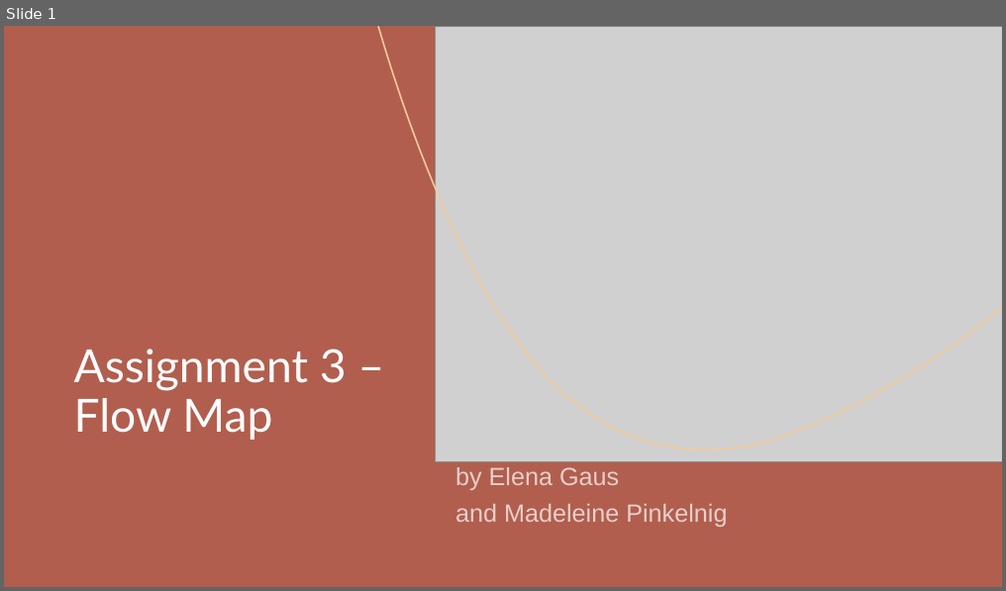
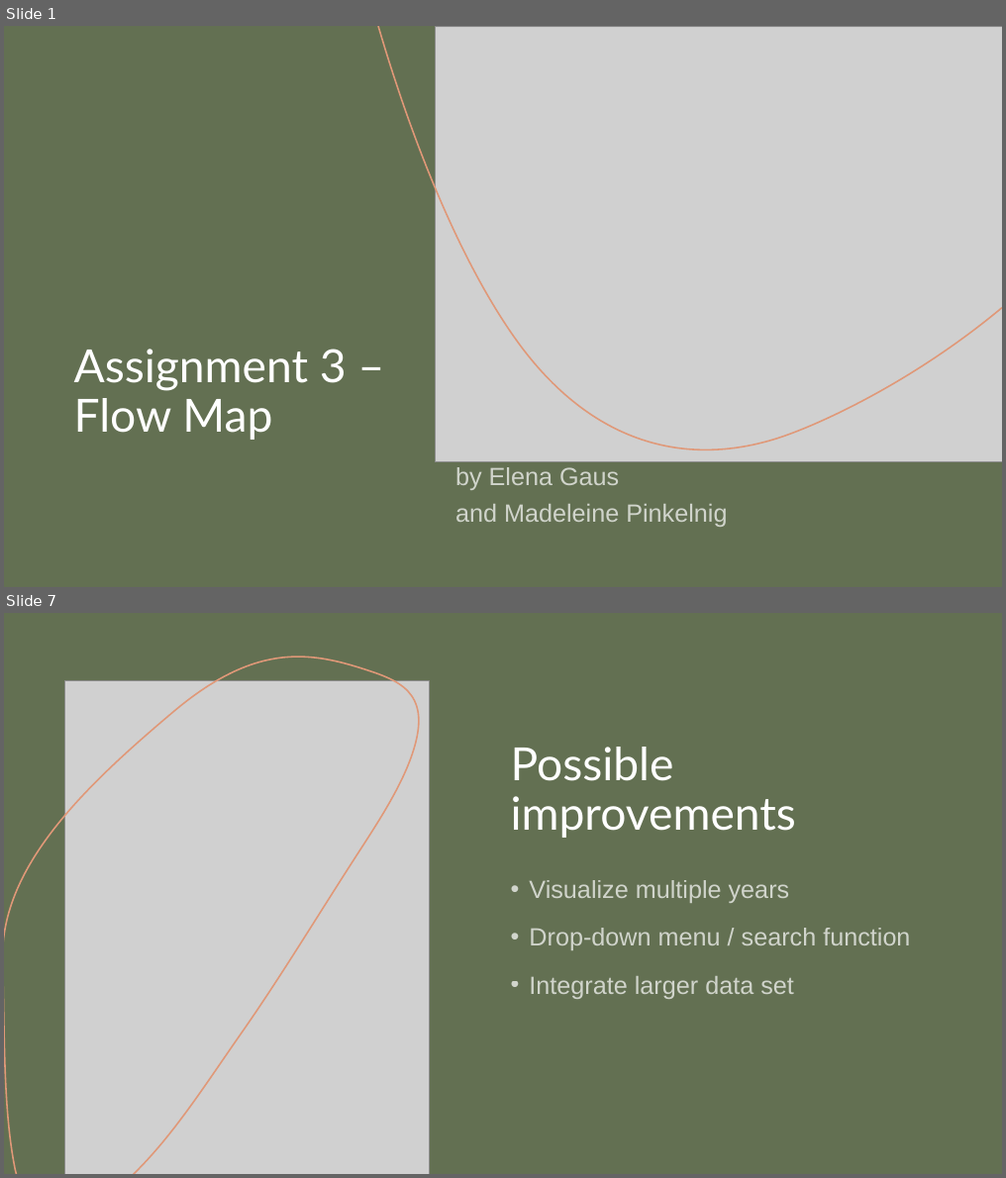
Before and after one commit to MadeByMel/geovisualisation, a slide deck: project_presentation.pptx. Shown one above the other, each under a label of ours: slide 1 before the commit, slides 1 and 7 after it; the slides between them are not shown. The pictures are 1006x591 and 1006x1178 pixels, drawn with LibreOffice and Linux fonts; fonts in the diff are those of the drawing; grey boxes stand for pictures. Boxes give left, top, right and bottom in pixels: in the first picture for what was removed or moved away, otherwise in the second. Text is boxed around its words. In the diff, an @@ line names an element or a change of style, - is before the commit and + after.

```diff
--- a/project_presentation.pptx
+++ b/project_presentation.pptx
@@ slide 7 added at box(4, 613, 1002, 1174), background #637052; not listed: 3 template elements that a slide beside it also shows @@
@@ rectangle added at box(4, 613, 1002, 1174), fill #637052 @@
@@ freeform shape added at box(4, 657, 419, 1174), outline #E09878 1.5 pt @@
@@ picture added at box(64, 681, 429, 1174) @@
@@ title added at box(511, 747, 796, 838), 44 pt, text #FFFFFF @@
+Possible improvements
@@ text added at box(529, 880, 910, 999), 24 pt, text #FFFFFF at 70% opacity @@
+• Visualize multiple years
+• Drop-down menu / search function
+• Integrate larger data set
@@ slide 1 changed as well @@
@@ background #B15E4E to #637052 @@
@@ rectangle at box(4, 26, 1002, 587): fill #B15E4E to #637052 @@
@@ freeform shape at box(378, 26, 1002, 451): outline #F4CB99 1.5 pt to #E09878 1.5 pt @@
@@ freeform shape at box(4, 82, 41, 216): fill #C5B096 to #E48312 @@
@@ freeform shape at box(602, 529, 963, 587): outline #A9AEA7 1 pt to #9B8357 1 pt @@
@@ freeform shape at box(672, 537, 1002, 587): fill #3B4345 to #94A088 @@
```
Also in this commit, not shown: 3 other slides changed, 3 other slides added, 3 slides removed.
